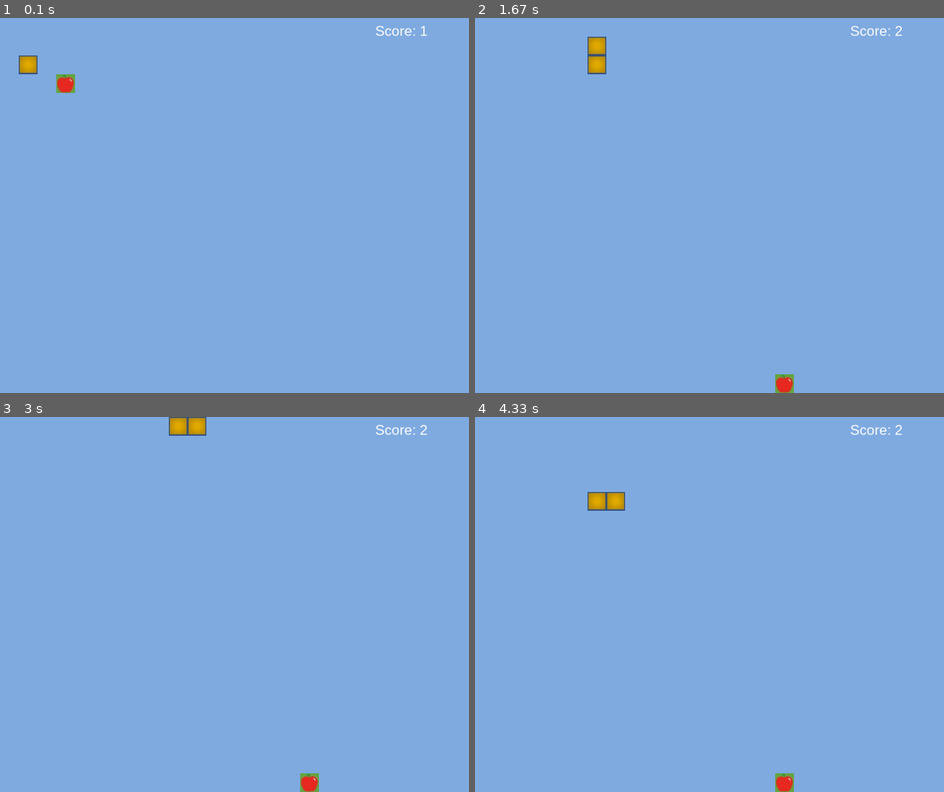
Above: before the commit, frames 1-4 (two rows, left to right).
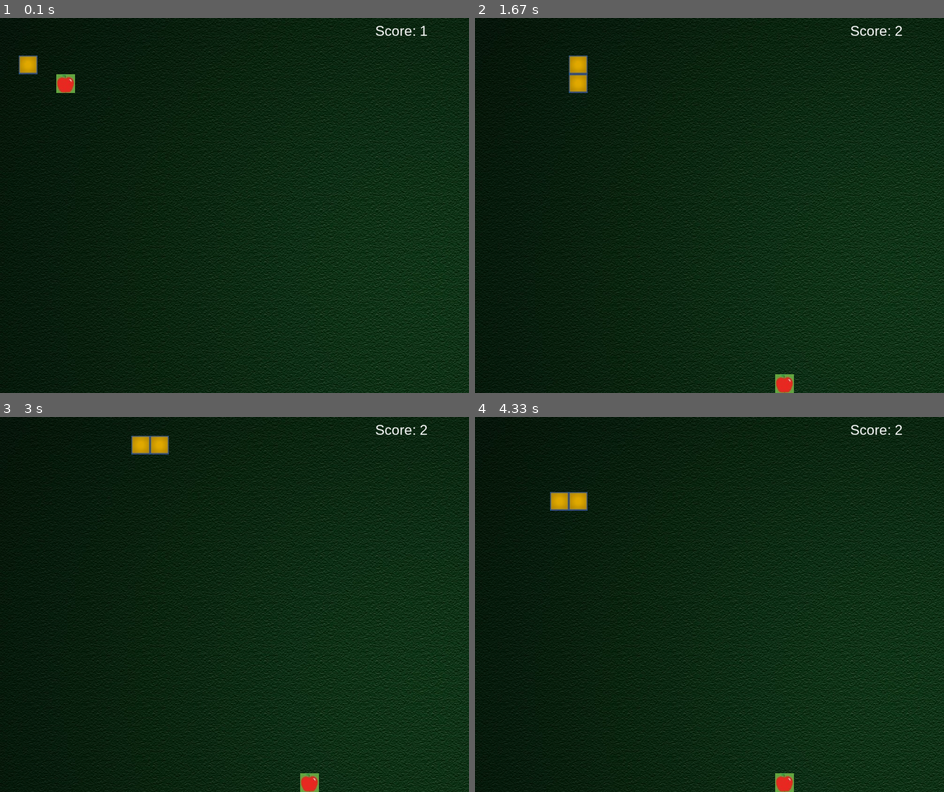
Above: after the commit, the same moments.

Repository: Mauri7f/test-repo
Game: pygame game, started from Week 12 Lab/main.py
Same seed, same stepped clock (60 frames per second), same inputs: the game is played once before the commit and once after it.
Inputs:
- Up to frame 1 (0.1 s): no input
- Up to frame 2 (1.67 s): hold Enter 0.33-0.8 s; hold Right 0.33-0.8 s; hold Right 0.83-1.3 s; hold Up from 1.33 s (still down)
- Up to frame 3 (3 s): release Up at 1.92 s; hold Right 1.95-2.6 s; hold Left from 2.63 s (still down)
- Up to frame 4 (4.33 s): release Left at 3.32 s; hold Down 3.35-4.05 s; hold Left from 4.08 s (still down)

The runs differ from the first frame. In frame 1, 100% of the frame differs, in the area x 0-100%, y 0-100%; in frame 2, 100%; in frame 3, 100%; in frame 4, 100%.

Commit message:
Added a background and some background music. And added sound effects for the snake eating the apple, and running into itself.

Diff:
--- a/Week 12 Lab/main.py
+++ b/Week 12 Lab/main.py
@@ -72,8 +72,6 @@
         self.draw()
 
     def draw(self):
-        self.parent_screen.fill((BACKGROUND_COLOR))
-
         for i in range(self.length):
             self.parent_screen.blit(self.image, (self.x[i], self.y[i]))
         pygame.display.flip()
@@ -82,11 +80,19 @@
 class Game:
     def __init__(self):
         pygame.init()
+        pygame.display.set_caption("Snake Game")
+
+        pygame.mixer.init()
+        self.play_background_music()
         self.surface = pygame.display.set_mode((1000, 800))
         self.snake = Snake(self.surface, 1)
         self.snake.draw()
         self.apple = Apple(self.surface)
         self.apple.draw()
+
+    def reset(self):
+        self.snake = Snake(self.surface, 1)
+        self.apple = Apple(self.surface)
 
     def is_collision(self, x1, y1, x2, y2):
         if x1 >= x2 and x1 < x2 + SIZE:
@@ -94,7 +100,16 @@
                 return True
         return False
 
+    def play_background_music(self):
+        pygame.mixer.music.load("assets/bg_music.wav")
+        pygame.mixer.music.play()
+
+    def render_background(self):
+        bg = pygame.image.load("assets/background.jpg")
+        self.surface.blit(bg, (0, 0))
+
     def play(self):
+        self.render_background()
         self.snake.walk()
         self.apple.draw()
         self.display_score()
@@ -102,12 +117,16 @@
 
         # snake colliding with apple
         if self.is_collision(self.snake.x[0], self.snake.y[0], self.apple.x, self.apple.y):
+            sound = pygame.mixer.Sound("assets/my_ding.mp3")
+            pygame.mixer.Sound.play(sound)
             self.snake.increase_length()
             self.apple.move()
 
         # snake colliding with itself
-        for i in range(3, self.snake.length):
+        for i in range(2, self.snake.length):
             if self.is_collision(self.snake.x[0], self.snake.y[0], self.snake.x[i], self.snake.y[i]):
+                sound = pygame.mixer.Sound("assets/my_crash.mp3")
+                pygame.mixer.Sound.play(sound)
                 raise "Game over"
 
     def display_score(self):
@@ -116,17 +135,16 @@
         self.surface.blit(score, (800, 10))
 
     def show_game_over(self):
-        self.surface.fill(BACKGROUND_COLOR)
+        self.render_background()
         font = pygame.font.SysFont('arial', 30)
         line1 = font.render(f"Game is over! Your score is {self.snake.length}", True, (191, 11, 11))
         self.surface.blit(line1, (200, 300))
         line2 = font.render("To play again press Enter. To exit press Escape!", True, (191, 11, 11))
         self.surface.blit(line2, (200, 350))
+
         pygame.display.flip()
 
-    def reset(self):
-        self.snake = Snake(self.surface, 1)
-        self.apple = Apple(self.surface)
+        pygame.mixer.music.pause()
 
     def run(self):
         running = True
@@ -139,6 +157,7 @@
                         running = False
 
                     if event.key == K_RETURN:
+                        pygame.mixer.music.unpause()
                         pause = False
 
                     if not pause:
@@ -158,14 +177,16 @@
                     running = False
 
             try:
+
                 if not pause:
                     self.play()
+
             except Exception as e:
                 self.show_game_over()
                 pause = True
                 self.reset()
 
-            time.sleep(0.2)
+            time.sleep(0.25)
 
 
 if __name__ == "__main__":
Binary file removed: Week 12 Lab/Assets/11053219_18965810.jpg
Not shown, removed: Week 12 Lab/Assets/1_snake_game_resources_crash.mp3
Not shown, removed: Week 12 Lab/Assets/1_snake_game_resources_ding.mp3
Not shown, changed: Week 12 Lab/Assets/bg_music_1.mp3
